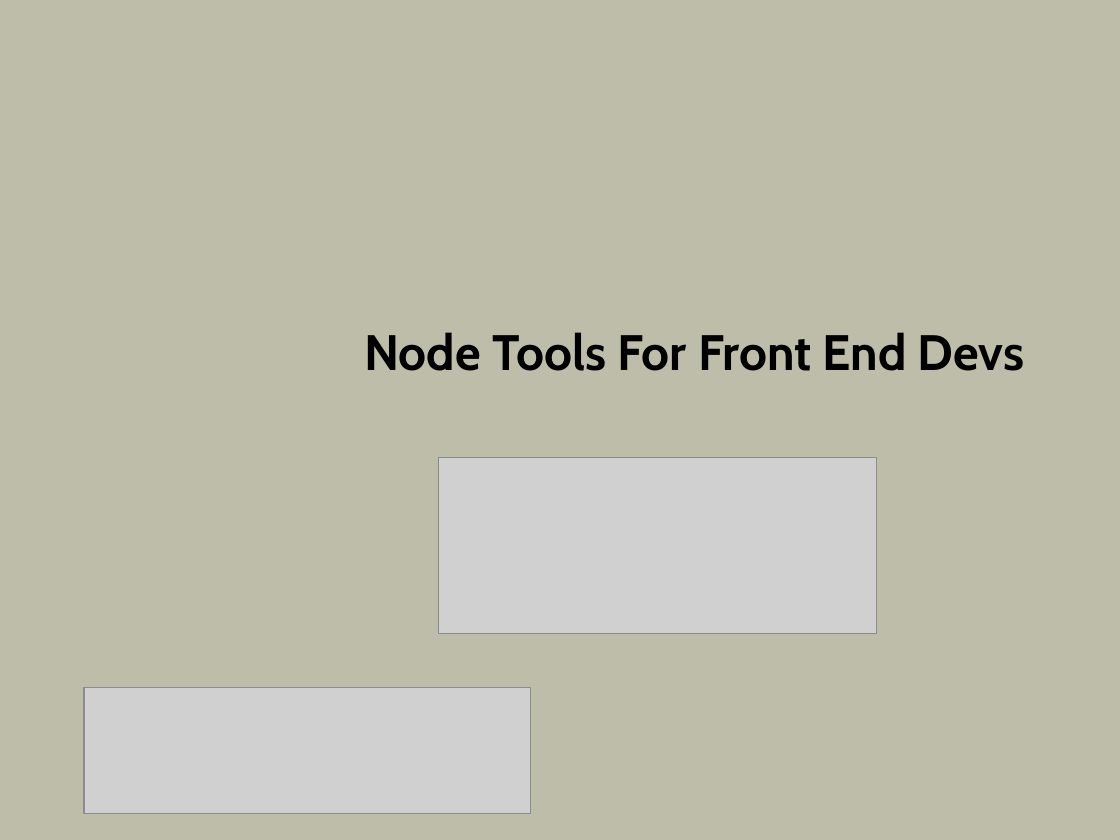
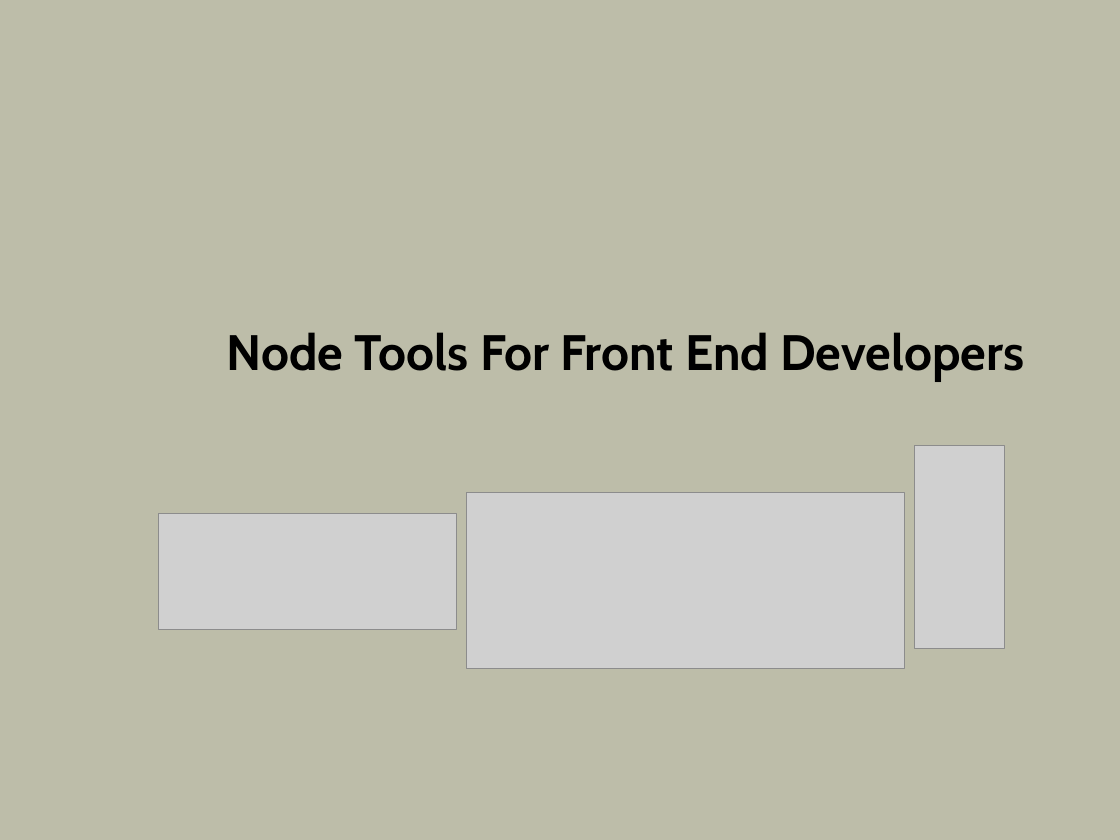
Before and after one commit to OdeToCode/classes, a slide deck: slide 1 of angularjs/slides/a3_nodetools.pptx. Drawn at 1120x840 pixels with LibreOffice and Linux fonts; fonts in the diff are those of the drawing; grey boxes stand for pictures; background and template pictures are left out. Boxes give left, top, right and bottom in pixels: in the first picture for what was removed or moved away, otherwise in the second. Text is boxed around its words. In the diff, an @@ line names an element or a change of style, - is before the commit and + after.

```diff
--- a/angularjs/slides/a3_nodetools.pptx
+++ b/angularjs/slides/a3_nodetools.pptx
@@ title at (227,332,1024,381): text changed @@
-Node Tools For Front End Devs
+Node Tools For Front End Developers
@@ picture added at (915,446,1006,650) @@
@@ picture: place and size @@
-picture at (439,457,877,633)
+picture at (467,492,905,668)
@@ picture added at (159,513,457,629) @@
@@ picture removed at (84,688,531,814) @@
```
Also in this commit, not shown: 14 slides added, 1 slide removed, 1 other file.
